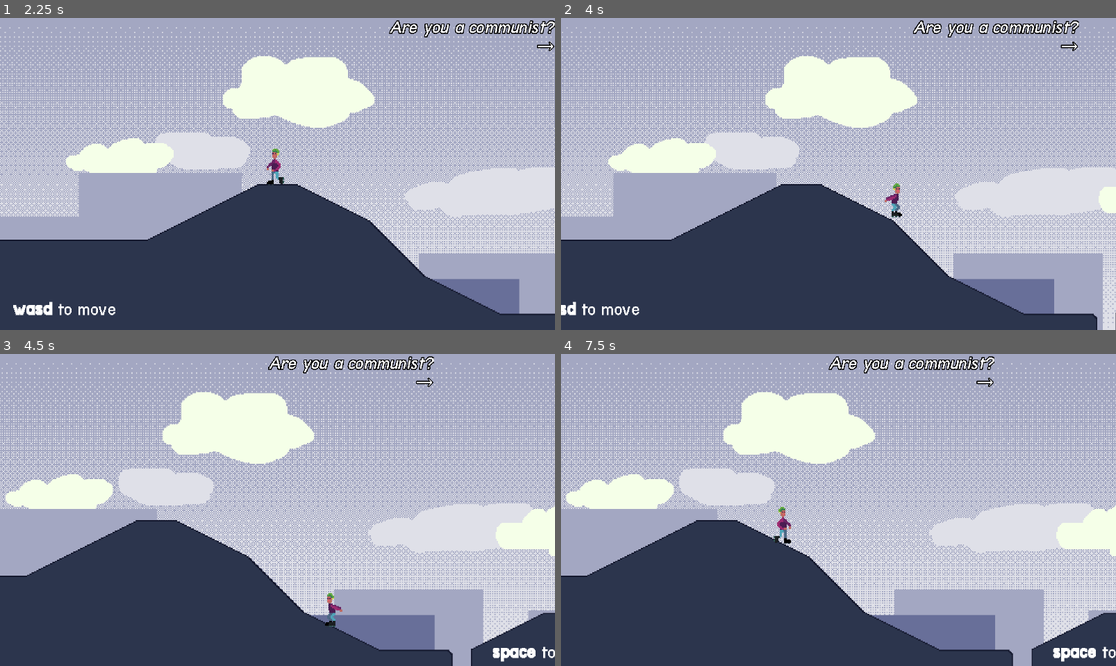
Above: before the commit, frames 1-4 (two rows, left to right).
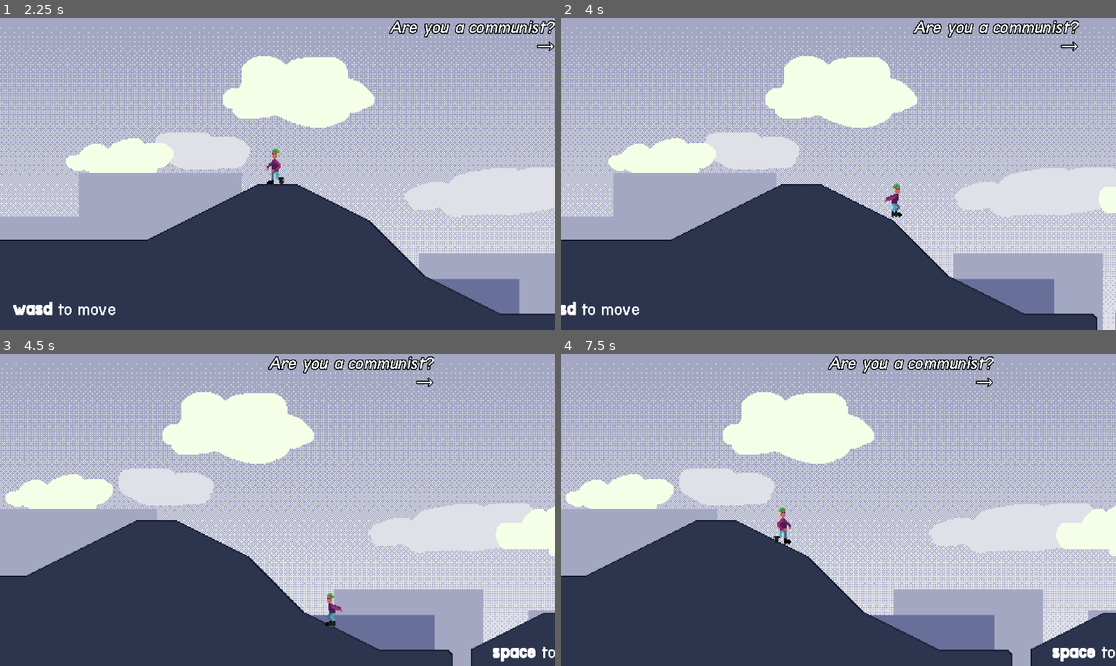
Above: after the commit, the same moments.

Repository: JordanEmme/196-gamejam
Game: Godot game, scene res://levels/City.tscn
Same seed, same stepped clock (60 frames per second), same inputs: the game is played once before the commit and once after it.
Inputs (mouse positions are in pixels of both pictures, inside the frame that each line leads up to):
- Up to frame 1 (2.25 s): move the mouse to (399, 158) at 0.52 s; hold D (right) 0.53-2.03 s; right-click (399, 158) at 0.6 s; tap Space (jump) at 0.77, 1.52 s; move the mouse to (166, 189) at 1.27 s; tap Ctrl (kick) at 1.35 s; move the mouse to (333, 105) at 2.02 s; hold A (left) from 2.03 s (still down); right-click (333, 105) at 2.1 s
- Up to frame 2 (4 s): move the mouse to (810, 236) at 2.77 s; release A (left) at 2.78 s; hold D (right) from 2.78 s (still down); tap Ctrl (kick) at 2.85 s; tap Space (jump) at 3.02, 3.77 s; move the mouse to (1005, 220) at 3.52 s; right-click (1005, 220) at 3.6 s
- Up to frame 3 (4.5 s): move the mouse to (111, 463) at 4.27 s; release D (right) at 4.28 s; hold A (left) from 4.28 s (still down); tap Ctrl (kick) at 4.35 s
- Up to frame 4 (7.5 s): tap Space (jump) at 4.52, 6.02, 6.77 s; move the mouse to (866, 510) at 5.02 s; release A (left) at 5.03 s; hold D (right) 5.03-5.78 s; right-click (866, 510) at 5.1 s; move the mouse to (755, 432) at 5.77 s; hold A (left) 5.78-7.28 s; tap Ctrl (kick) at 5.85, 7.35 s; move the mouse to (960, 494) at 6.52 s; right-click (960, 494) at 6.6 s; move the mouse to (727, 525) at 7.27 s; hold D (right) from 7.28 s (still down)

Frame 1 is identical in both runs. In frame 2, 0.1% of the frame differs, in the area x 0-85%, y 1-96%; in frame 3, 0.2%; in frame 4, 3.7%, in the area x 0-100%, y 0-100%.

Commit message:
sliding on floors (godot default)

Diff:
--- a/game/levels/City.tscn
+++ b/game/levels/City.tscn
@@ -238,8 +238,8 @@
 anchor_top = 1.0
 anchor_bottom = 1.0
 offset_left = 958.0
-offset_top = 250.0
-offset_right = 1057.0
+offset_top = 249.0
+offset_right = 1063.0
 offset_bottom = 265.0
 grow_vertical = 0
 bbcode_enabled = true
--- a/game/sprites/characters/antifa.gd
+++ b/game/sprites/characters/antifa.gd
@@ -2,9 +2,10 @@
 
 @onready var grindables = $"../Grindables"
 @onready var animated_sprite = $AntifaSprite
-@onready var player_camera = $AntifaCamera
 
-# Constants
+# --------- #
+# Constants #
+# --------- #
 
   # Window
 const SCENE_WIDTH:float = 480.
@@ -14,7 +15,7 @@
 const ACCEL: float = 300.
 const GRAVITY: float = 700.
 const MAX_H_VELOCITY: float = 300.
-const MIN_H_VELOCITY: float = 50.
+const MIN_H_VELOCITY: float = 30.
 const FRICTION: float = .01
 
 const GRIND_VEL_THRESHOLD: float = MAX_H_VELOCITY * .5
@@ -28,13 +29,31 @@
 const KICK_DURATION: float = .1
 const KICK_COOLDOWN: float = .5
 
-# Player States
+
+# ------------- #
+# Player States #
+# ------------- #
+
 var jump_charge: float = 0.
 var kick_cooldown: float = 0.
 var is_kicking: bool = false
 var on_grindable: bool = false
 var is_grinding: bool = false
 var facing_right: bool = true
+
+
+# --------------- #
+# Node properties #
+# --------------- #
+
+func _ready() -> void:
+  floor_stop_on_slope = false
+  floor_max_angle = 1.047 # 60 degrees
+
+
+# ----- #
+# Input #
+# ----- #
 
 func get_input(dt: float) -> void:
 
@@ -73,6 +92,10 @@
     kick_cooldown = 0.
 
 
+# ------- #
+# Animate #
+# ------- #
+
 func animate() -> void:
   animated_sprite.flip_h = !facing_right
 
@@ -102,6 +125,10 @@
       animated_sprite.play("fall")
 
 
+# ------- #
+# Physics #
+# ------- #
+
 func _physics_process(dt: float) -> void:
 
   # Input
@@ -122,11 +149,13 @@
     velocity.x = MAX_H_VELOCITY if facing_right else -MAX_H_VELOCITY
     velocity.y = 0
   else:
-    # Friction
-    velocity.x -= sign(velocity.x) * dt * velocity.x * velocity.x * FRICTION
-    velocity.x = clamp(velocity.x, -MAX_H_VELOCITY, MAX_H_VELOCITY);
-    # Gravity
-    velocity.y += dt * GRAVITY
+    # if !is_on_floor():
+      # Gravity in free fall
+      velocity.y += dt * GRAVITY
+    # else:
+      # Sliding down surfaces
+      velocity.x -= sign(velocity.x) * dt * velocity.x * velocity.x * FRICTION
+      velocity.x = clamp(velocity.x, -MAX_H_VELOCITY, MAX_H_VELOCITY)
 
   # Animation
   animate()
@@ -134,6 +163,10 @@
   # Physics update
   move_and_slide()
 
+
+# --------- #
+# Collision #
+# --------- #
 
 func _on_colliders_body_entered(body: Node2D) -> void:
   if body.get_parent() == grindables:
